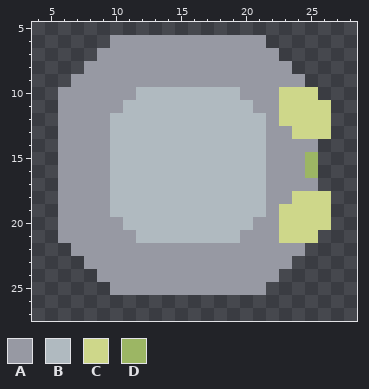
Two states of a pixel-art sprite, sprites/blocks/conveyors/super-stack-conveyor-stack.png. Above: the version before the commit.
The file is 32x32 pixels. Shown: x 4..28, y 5..27.
Palette (. is transparent): A #9799a3  B #b0bac0  C #ced78a  D #9cb664
Pixels before, first column x 6:
 6 ....AAAAAAAAAAAA.....
 7 ...AAAAAAAAAAAAAA....
 8 ..AAAAAAAAAAAAAAAA...
 9 .AAAAAAAAAAAAAAAAAA..
10 AAAAAABBBBBBBBAAACCC.
11 AAAAABBBBBBBBBBAACCCC
12 AAAABBBBBBBBBBBBACCCC
13 AAAABBBBBBBBBBBBAACCC
14 AAAABBBBBBBBBBBBAAAA.
15 AAAABBBBBBBBBBBBAAAD.
16 AAAABBBBBBBBBBBBAAAD.
17 AAAABBBBBBBBBBBBAAAA.
18 AAAABBBBBBBBBBBBAACCC
19 AAAABBBBBBBBBBBBACCCC
20 AAAAABBBBBBBBBBAACCCC
21 AAAAAABBBBBBBBAAACCC.
22 .AAAAAAAAAAAAAAAAAA..
23 ..AAAAAAAAAAAAAAAA...
24 ...AAAAAAAAAAAAAA....
25 ....AAAAAAAAAAAA.....
Now the later version:
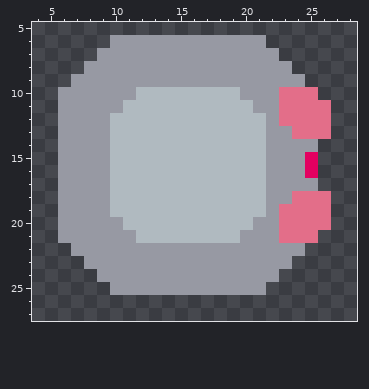
The edit:
colour C: #ced78a -> #e36e89
colour D: #9cb664 -> #e30060
Boxes around the changes in both pictures, in picture pixels (x1, y1, x2, y2):
changed: (279, 87, 331, 243)
